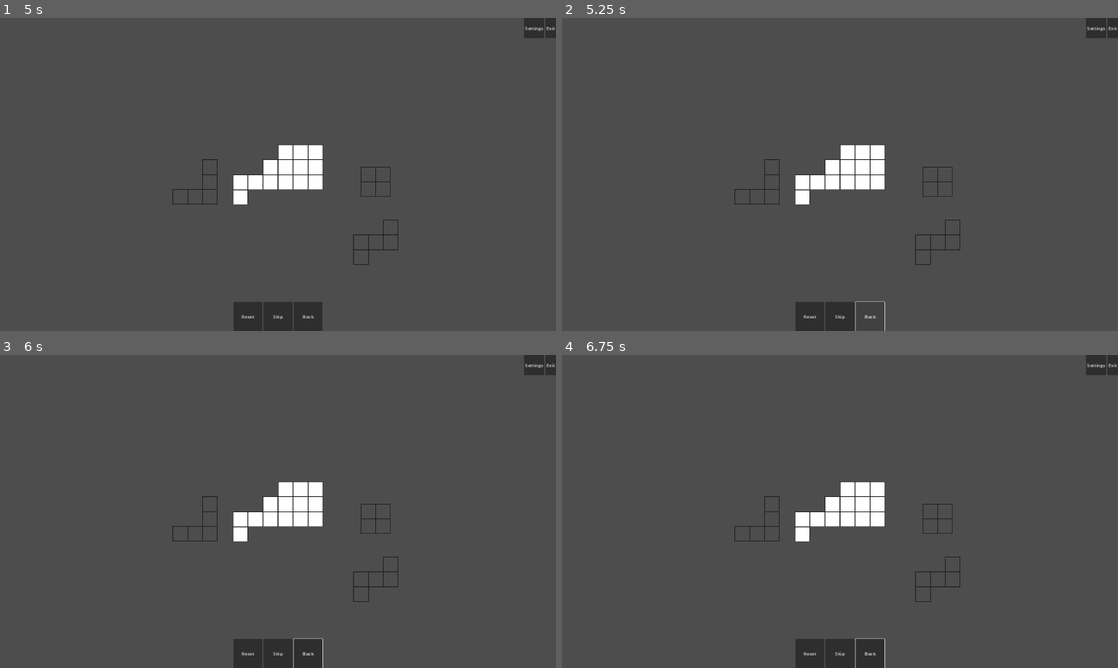
Above: before the commit, frames 1-4 (two rows, left to right).
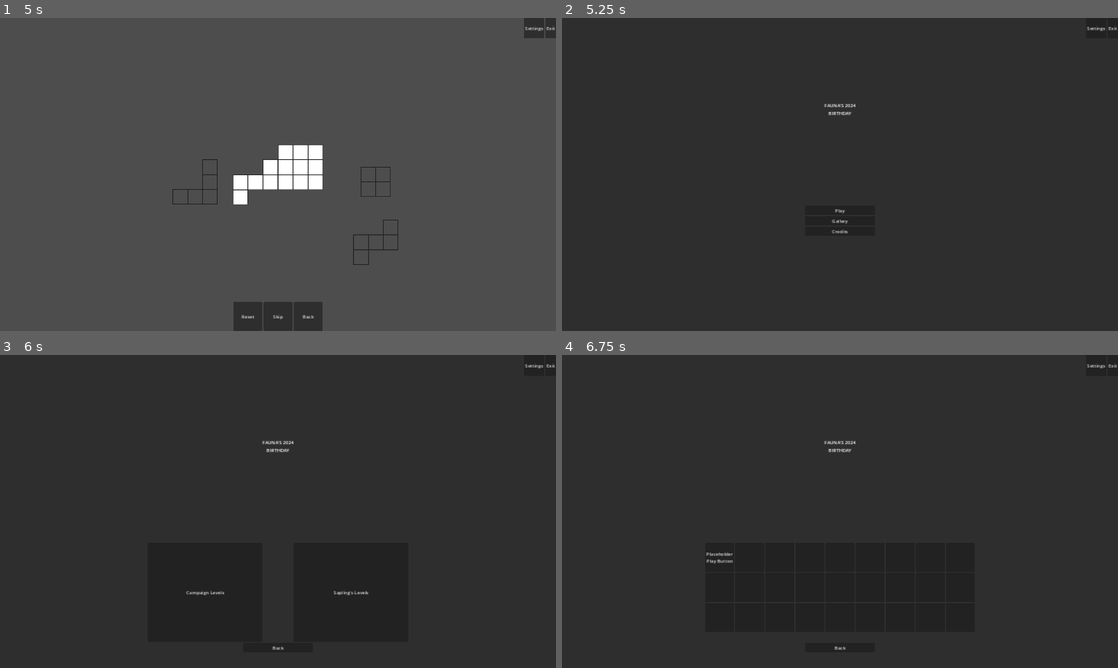
Above: after the commit, the same moments.

Repository: Saplings-Projects/Birthday-2024
Game: Godot game, scene res://MainScenes/main_menu.tscn
Two runs of this game, one before a commit and one after it. Both use one fixed random seed, a clock stepped at 60 frames per second and the inputs below.
Inputs (mouse positions are in pixels of both pictures, inside the frame that each line leads up to):
- Up to frame 1 (5 s): click "Play" at 0.5 s; click "Campaign Levels" at 1.25 s; click "Placeholder Play Button" at 2 s; click "Skip" at 2.75 s; click "Skip" at 3.5 s; click "Skip" at 4.25 s
- Up to frame 2 (5.25 s): click "Back" at 5 s
- Up to frame 3 (6 s): click (278, 545) at 5.75 s, where only the run after the commit has a clickable "Play"
- Up to frame 4 (6.75 s): click (767, 592) at 6.5 s, where only the run after the commit has a clickable "Campaign Levels"

Frame 1 is identical in both runs. In frame 2, 98% of the frame differs, in the area x 0-100%, y 0-100%; in frame 3, 98%; in frame 4, 98%.
Error before the commit: Invalid access to property or key 'button_up' on a base object of type 'null instance'. (res://Scripts/UI/Puzzle/States/PuzzleUiPlayState.gd:40)

Commit message:
code adjustements after main merge v2

Diff:
--- a/Birthday-2024-Project/ScenePrefabs/MainMenuUiManager.tscn
+++ b/Birthday-2024-Project/ScenePrefabs/MainMenuUiManager.tscn
@@ -1,4 +1,3 @@
-
 [gd_scene load_steps=7 format=3 uid="uid://gfva2owqvlhw"]
 
 [ext_resource type="Script" path="res://Scripts/UI/MainMenu/MainMenuUiManager.gd" id="1_lofx7"]
--- a/Birthday-2024-Project/ScenePrefabs/PuzzleUiManager.tscn
+++ b/Birthday-2024-Project/ScenePrefabs/PuzzleUiManager.tscn
@@ -26,8 +26,8 @@
 context_button = NodePath("Panel/Level Buttons/Context Button")
 exit_button = NodePath("Panel/Utility Buttons/Exit Button")
 reset_button = NodePath("Panel/Level Buttons/Reset Button")
-reset_button = NodePath("Panel/Level Buttons/Reset Button")
-back_button = NodePath("Panel/Utility Buttons/Back Button")
+back_button = NodePath("Panel/Level Buttons/Back Button")
+settings_button = NodePath("Panel/Utility Buttons/Settings Button")
 win_text = NodePath("Panel/Win Text")
 
 [node name="Panel" type="Panel" parent="MainScreen"]
@@ -84,7 +84,6 @@
 size_flags_vertical = 4
 text = "<context>"
 
-
 [node name="Back Button" type="Button" parent="MainScreen/Panel/Level Buttons"]
 custom_minimum_size = Vector2(100, 100)
 layout_mode = 2
--- a/Birthday-2024-Project/project.godot
+++ b/Birthday-2024-Project/project.godot
@@ -15,6 +15,10 @@
 config/features=PackedStringArray("4.2", "GL Compatibility")
 config/icon="res://icon.svg"
 
+[audio]
+
+buses/default_bus_layout="res://Resources/Audio/audio_bus.tres"
+
 [display]
 
 window/size/viewport_width=1920
@@ -23,10 +27,6 @@
 window/size/window_height_override=900
 window/stretch/mode="canvas_items"
 window/stretch/aspect="expand"
-
-[audio]
-
-buses/default_bus_layout="res://Resources/Audio/audio_bus.tres"
 
 [input]
 
